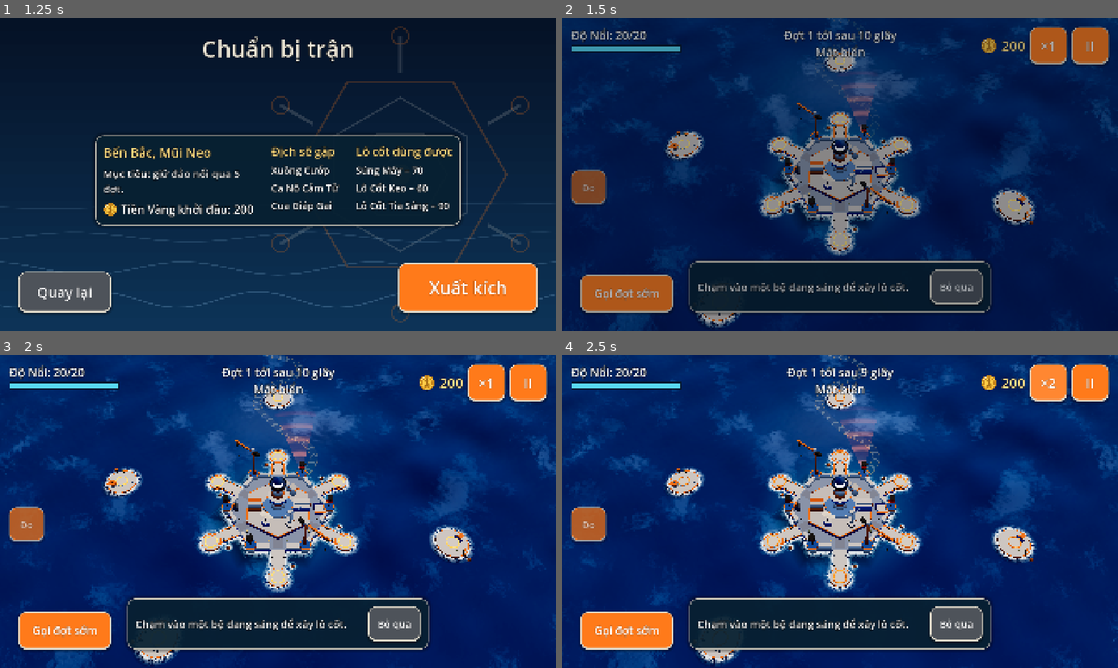
Above: before the commit, frames 1-4 (two rows, left to right).
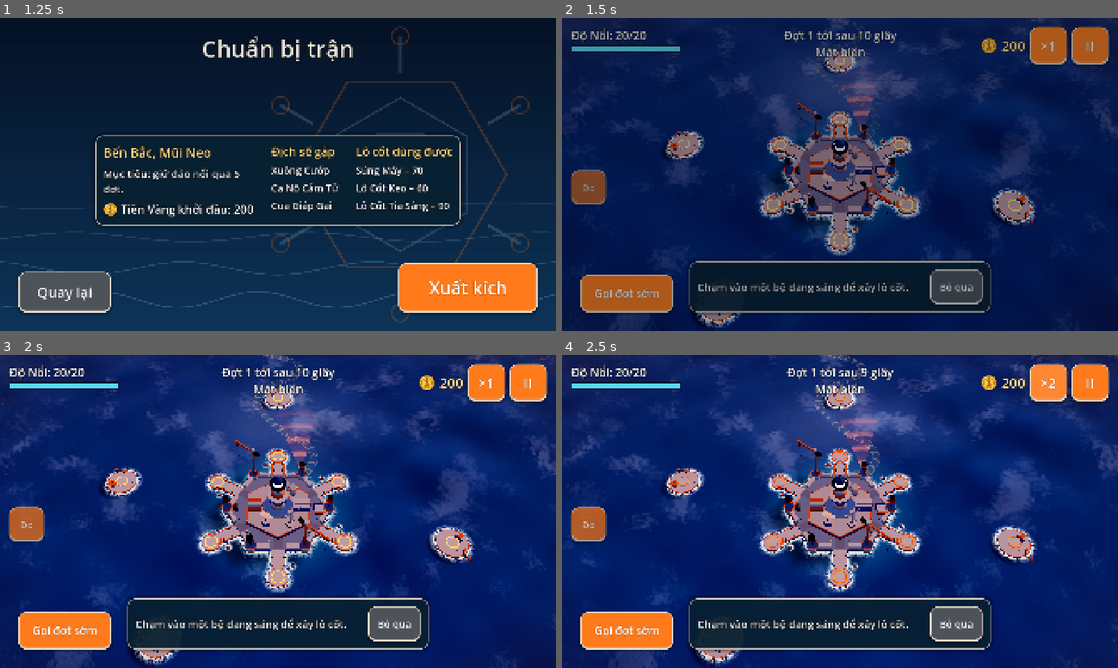
Above: after the commit, the same moments.

Repository: tinydustrystudio-hub/Hai-trinh
Game: Godot game, scene res://main/boot.tscn
The game is run twice, just before and just after one commit, with the same random seed, the same clock (stepped at 60 frames per second) and the same inputs. Sound files missing from this copy of the repository are replaced by a short silence.
Inputs:
- Up to frame 1 (1.25 s): click "Ra khơi" at 0.5 s
- Up to frame 2 (1.5 s): click "Xuất kích" at 1.25 s
- Up to frame 3 (2 s): no input
- Up to frame 4 (2.5 s): click "×1" at 2 s

Frame 1 is identical in both runs. In frame 2, 5.3% of the frame differs, in the area x 1-100%, y 0-97%; in frame 3, 13%, in the area x 0-100%, y 0-100%; in frame 4, 13%.

Commit message:
P6: ánh sáng theo màn (bình minh, ban ngày, hoàng hôn), thời tiết cố định theo bản đồ, tối viền màn hình
Co-Authored-By: Claude Sonnet 5.5 <noreply@anthropic.com>
Claude-Session: https://claude.ai/code/session_017DSNC8MWevobFBo6fQDEF6

Diff:
--- a/assets/translations/strings.csv
+++ b/assets/translations/strings.csv
@@ -138,3 +138,7 @@
 BASE_MSG_LIMIT,Đã đặt tối đa %d đảo.,Maximum of %d islands placed.
 BASE_MSG_STORED,Đã cất đảo.,Island stored.
 BASE_MSG_BOUGHT,"Đã mua đảo, chạm ô trống để đặt.","Island bought, tap an empty spot to place it."
+DEBUG_LIGHT,Ánh sáng: %s,Lighting: %s
+LIGHT_DAY,Ban ngày,Day
+LIGHT_DAWN,Bình minh,Dawn
+LIGHT_DUSK,Hoàng hôn,Dusk
--- a/battle/battle.gd
+++ b/battle/battle.gd
@@ -84,6 +84,9 @@
 signal menu_requested
 
 var weather: Weather
+## Ánh sáng cố định của màn theo cốt truyện (bình minh, ban ngày, hoàng hôn) và viền tối màn hình.
+var lighting: LightingData
+var vignette: Vignette
 var tutorial: TutorialHints
 var fade: ScreenFade
 @onready var world_environment: WorldEnvironment = $WorldEnvironment
@@ -430,6 +433,7 @@
 		islands_in_use = []
 		layout = _base_layout.duplicate() as MapLayout
 		layout.building_levels = Profile.building_levels.duplicate()
+	_apply_lighting(StringName(Settings.launch_value("light")) if not Settings.launch_value("light").is_empty() else layout.lighting_id)
 	island.build(layout)
 	for lane: Lane in lanes:
 		lane.queue_free()
@@ -472,13 +476,36 @@
 	add_child(weather)
 	weather.attach(ocean, sun, rain_fx, lightning_fx)
 	weather.island = island
-	var wanted: StringName = StringName(Settings.launch_value("weather"))
-	weather.set_weather(Weather.by_id(wanted), true)
+	# Thời tiết cố định suốt màn theo bản đồ (cốt truyện); ?weather= chỉ để thử.
+	var wanted: String = Settings.launch_value("weather")
+	weather.set_weather(Weather.by_id(StringName(wanted) if not wanted.is_empty() else layout.weather_id), true)
 
 
 ## Đổi thời tiết (bảng debug, thử): bình thường, mưa, bão.
 func set_weather(id: StringName) -> void:
 	weather.set_weather(Weather.by_id(id))
+
+
+## Áp ánh sáng của màn: nắng, môi trường, bảng màu biển và viền tối. Hướng nắng của bản đồ theo ánh sáng đó (bóng giả đổi theo).
+func _apply_lighting(id: StringName) -> void:
+	lighting = Lighting.by_id(id)
+	layout.sun_direction = lighting.sun_direction
+	if vignette == null:
+		vignette = Vignette.new()
+		vignette.name = "Vignette"
+		add_child(vignette)
+	Lighting.apply(lighting, world_environment.environment, sun, ocean, vignette)
+	vignette.set_enabled(Settings.water_quality == Ocean.Quality.HIGH)
+
+
+## Đổi ánh sáng (bảng debug, thử): dựng lại bóng, hướng nắng và màu.
+func set_lighting(id: StringName) -> void:
+	_apply_lighting(id)
+	_place_sun()
+	enemy_pool.configure_effects(layout.sun_direction)
+	island.build(layout)
+	if weather != null:
+		weather.rebase_sun(lighting.sun_energy)
 
 
 ## Nắng chiếu công trình từ hướng sun_direction của bản đồ. Nước dùng cùng màu nắng nhưng vệt sáng
@@ -493,6 +520,8 @@
 ## Mức chất lượng thấp tắt glow (tốn thêm lượt vẽ toàn màn hình); nước tự đổi theo Settings.
 func _apply_quality(quality: Ocean.Quality) -> void:
 	world_environment.environment.glow_enabled = quality == Ocean.Quality.HIGH
+	if vignette != null:
+		vignette.set_enabled(quality == Ocean.Quality.HIGH)
 
 
 func select_pad(pad: TowerPad) -> void:
--- /dev/null
+++ b/battle/lighting.gd
@@ -0,0 +1,35 @@
+class_name Lighting
+extends RefCounted
+## Áp ánh sáng của màn (LightingData) vào nắng, môi trường, biển và viền tối (P6).
+
+const PATHS: Dictionary[StringName, String] = {
+	&"day": "res://data/lighting/day.tres",
+	&"dawn": "res://data/lighting/dawn.tres",
+	&"dusk": "res://data/lighting/dusk.tres",
+}
+const ORDER: Array[StringName] = [&"day", &"dawn", &"dusk"]
+
+
+## Ánh sáng theo id; id lạ thì ban ngày. Nạp lúc chạy (cùng lý do với Weather.by_id).
+static func by_id(id: StringName) -> LightingData:
+	return load(PATHS.get(id, PATHS[&"day"]))
+
+
+static func apply(data: LightingData, environment: Environment, sun: DirectionalLight3D, ocean: Ocean, vignette: Vignette) -> void:
+	if sun != null:
+		sun.light_color = data.sun_color
+		sun.light_energy = data.sun_energy
+	if environment != null:
+		environment.ambient_light_color = data.ambient_color
+		environment.ambient_light_energy = data.ambient_energy
+		environment.background_color = data.background_color
+		environment.adjustment_enabled = true
+		environment.adjustment_contrast = data.contrast
+		environment.adjustment_saturation = data.saturation
+		environment.adjustment_brightness = data.brightness
+		environment.glow_intensity = data.glow_intensity
+		environment.glow_hdr_threshold = data.glow_threshold
+	if ocean != null:
+		ocean.set_palette(data)
+	if vignette != null:
+		vignette.set_look(data.vignette, data.vignette_color)
--- a/battle/ocean/ocean.gd
+++ b/battle/ocean/ocean.gd
@@ -139,6 +139,19 @@
 	_material.set_shader_parameter(&"chop", chop)
 	_material.set_shader_parameter(&"rain_amount", rain_amount)
 	_material.set_shader_parameter(&"sea_time", sea_time)
+
+
+## Bảng màu biển và trời của màn (P6).
+func set_palette(data: LightingData) -> void:
+	if _material == null:
+		return
+	_material.set_shader_parameter(&"deep_color", data.sea_deep)
+	_material.set_shader_parameter(&"crest_color", data.sea_crest)
+	_material.set_shader_parameter(&"shallow_color", data.sea_shallow)
+	_material.set_shader_parameter(&"sky_horizon", data.sky_horizon)
+	_material.set_shader_parameter(&"sky_zenith", data.sky_zenith)
+	_material.set_shader_parameter(&"cloud_color", data.cloud_color)
+	_material.set_shader_parameter(&"sun_color", data.sun_color)
 
 
 ## Màu nắng, vùng nước sáng quanh đảo chính và vệt sáng phía sau đảo theo hướng nhìn của camera
--- a/battle/weather.gd
+++ b/battle/weather.gd
@@ -60,6 +60,12 @@
 	rain_field = rain_fx
 	lightning_overlay = lightning_fx
 	_sun_energy = sun.light_energy if sun != null else 1.0
+	apply(0.0)
+
+
+## Đổi độ sáng nắng gốc (khi ánh sáng của màn đổi) rồi áp lại thời tiết hiện tại.
+func rebase_sun(energy: float) -> void:
+	_sun_energy = energy
 	apply(0.0)
 
 
--- /dev/null
+++ b/core/data/lighting_data.gd
@@ -0,0 +1,32 @@
+class_name LightingData
+extends Resource
+## Ánh sáng của một màn theo cốt truyện: bình minh, ban ngày, hoàng hôn (P6). Gồm nắng, ánh sáng nền, chỉnh màu,
+## glow, tối viền màn hình và bảng màu biển, trời. Chỉ đổi hình ảnh. Cố định suốt một màn (không đổi giữa chừng).
+
+@export var id: StringName = &""
+@export var name_key: StringName = &""
+@export_group("Nắng")
+@export var sun_color: Color = Color(1.0, 0.88, 0.7)
+@export var sun_energy: float = 1.35
+## Hướng từ mặt nước tới mặt trời; càng thấp (y nhỏ) thì bóng giả càng dài.
+@export var sun_direction: Vector3 = Vector3(0.45, 0.6, -0.65)
+@export_group("Màn hình")
+@export var ambient_color: Color = Color(0.55, 0.68, 0.92)
+@export var ambient_energy: float = 0.75
+@export var background_color: Color = Color(0.02, 0.07, 0.2)
+@export var contrast: float = 1.06
+@export var saturation: float = 1.08
+@export var brightness: float = 1.0
+@export var glow_intensity: float = 0.5
+## Ngưỡng sáng bắt đầu lóe (glow_hdr_threshold).
+@export var glow_threshold: float = 1.1
+## Độ tối viền màn hình, 0–1, và màu của viền.
+@export_range(0.0, 1.0) var vignette: float = 0.16
+@export var vignette_color: Color = Color(0.0, 0.03, 0.08)
+@export_group("Biển và trời")
+@export var sea_deep: Color = Color(0.02, 0.07, 0.2)
+@export var sea_crest: Color = Color(0.05, 0.2, 0.38)
+@export var sea_shallow: Color = Color(0.06, 0.32, 0.45)
+@export var sky_horizon: Color = Color(0.72, 0.84, 0.95)
+@export var sky_zenith: Color = Color(0.3, 0.52, 0.85)
+@export var cloud_color: Color = Color(0.86, 0.91, 0.97)
--- a/core/data/map_layout.gd
+++ b/core/data/map_layout.gd
@@ -37,6 +37,12 @@
 @export var satellite_free_count: int = 0
 ## Số đảo vệ tinh tối đa người chơi được đặt ở màn này, gồm cả đảo cấp sẵn và đảo mua thêm (GDD mục 5.4).
 @export var satellite_max_count: int = 8
+
+@export_group("Thời tiết và ánh sáng")
+## Thời tiết của cả màn theo cốt truyện: clear, rain hoặc storm; không đổi giữa chừng.
+@export var weather_id: StringName = &"clear"
+## Ánh sáng của cả màn: day, dawn hoặc dusk.
+@export var lighting_id: StringName = &"day"
 
 @export_group("Công trình và tiện ích")
 ## Cấp từng công trình trên đảo chính (1, 3 hoặc 5; thiếu = cấp 1): wave_shield, repair_works, tidal_power, shipyard.
--- /dev/null
+++ b/data/lighting/dawn.tres
@@ -0,0 +1,27 @@
+[gd_resource type="Resource" script_class="LightingData" load_steps=2 format=3]
+
+[ext_resource type="Script" path="res://core/data/lighting_data.gd" id="1_lighting"]
+
+[resource]
+script = ExtResource("1_lighting")
+id = &"dawn"
+name_key = &"LIGHT_DAWN"
+sun_color = Color(1.0, 0.72, 0.52, 1)
+sun_energy = 1.25
+sun_direction = Vector3(0.78, 0.34, -0.52)
+ambient_color = Color(0.66, 0.64, 0.88, 1)
+ambient_energy = 0.72
+background_color = Color(0.05, 0.08, 0.22, 1)
+contrast = 1.08
+saturation = 1.12
+brightness = 1.0
+glow_intensity = 0.62
+glow_threshold = 1.0
+vignette = 0.24
+vignette_color = Color(0.12, 0.04, 0.1, 1)
+sea_deep = Color(0.03, 0.08, 0.23, 1)
+sea_crest = Color(0.12, 0.22, 0.42, 1)
+sea_shallow = Color(0.14, 0.34, 0.47, 1)
+sky_horizon = Color(0.98, 0.74, 0.62, 1)
+sky_zenith = Color(0.42, 0.5, 0.82, 1)
+cloud_color = Color(1.0, 0.82, 0.72, 1)
--- /dev/null
+++ b/data/lighting/day.tres
@@ -0,0 +1,27 @@
+[gd_resource type="Resource" script_class="LightingData" load_steps=2 format=3]
+
+[ext_resource type="Script" path="res://core/data/lighting_data.gd" id="1_lighting"]
+
+[resource]
+script = ExtResource("1_lighting")
+id = &"day"
+name_key = &"LIGHT_DAY"
+sun_color = Color(1, 0.88, 0.7, 1)
+sun_energy = 1.35
+sun_direction = Vector3(0.45, 0.6, -0.65)
+ambient_color = Color(0.55, 0.68, 0.92, 1)
+ambient_energy = 0.75
+background_color = Color(0.02, 0.07, 0.2, 1)
+contrast = 1.06
+saturation = 1.08
+brightness = 1.0
+glow_intensity = 0.5
+glow_threshold = 1.1
+vignette = 0.16
+vignette_color = Color(0.0, 0.03, 0.08, 1)
+sea_deep = Color(0.02, 0.07, 0.2, 1)
+sea_crest = Color(0.05, 0.2, 0.38, 1)
+sea_shallow = Color(0.06, 0.32, 0.45, 1)
+sky_horizon = Color(0.72, 0.84, 0.95, 1)
+sky_zenith = Color(0.3, 0.52, 0.85, 1)
+cloud_color = Color(0.86, 0.91, 0.97, 1)
--- /dev/null
+++ b/data/lighting/dusk.tres
@@ -0,0 +1,27 @@
+[gd_resource type="Resource" script_class="LightingData" load_steps=2 format=3]
+
+[ext_resource type="Script" path="res://core/data/lighting_data.gd" id="1_lighting"]
+
+[resource]
+script = ExtResource("1_lighting")
+id = &"dusk"
+name_key = &"LIGHT_DUSK"
+sun_color = Color(1.0, 0.5, 0.28, 1)
+sun_energy = 1.3
+sun_direction = Vector3(-0.82, 0.27, -0.42)
+ambient_color = Color(0.5, 0.45, 0.75, 1)
+ambient_energy = 0.82
+background_color = Color(0.03, 0.04, 0.14, 1)
+contrast = 1.1
+saturation = 1.06
+brightness = 1.03
+glow_intensity = 0.7
+glow_threshold = 0.95
+vignette = 0.34
+vignette_color = Color(0.1, 0.02, 0.12, 1)
+sea_deep = Color(0.02, 0.04, 0.15, 1)
+sea_crest = Color(0.12, 0.14, 0.33, 1)
+sea_shallow = Color(0.2, 0.2, 0.42, 1)
+sky_horizon = Color(0.95, 0.5, 0.35, 1)
+sky_zenith = Color(0.24, 0.24, 0.5, 1)
+cloud_color = Color(0.9, 0.55, 0.5, 1)
--- a/data/maps/north_dock_layout.tres
+++ b/data/maps/north_dock_layout.tres
@@ -16,6 +16,8 @@
 satellite_free_count = 4
 satellite_max_count = 8
 sun_direction = Vector3(0.45, 0.6, -0.65)
+weather_id = &"clear"
+lighting_id = &"dawn"
 pad_positions = PackedVector3Array(16.89, 0, 9.75, 0, 0, 19.5, -16.89, 0, 9.75, -16.89, 0, -9.75, -0, 0, -19.5, 16.89, 0, -9.75, 0, 0, -46, 44, 0, 10, -44, 0, -10, -26, 0, 34)
 lane_name_keys = Array[StringName]([&"LANE_NORTH", &"LANE_EAST", &"LANE_WEST", &"LANE_SOUTH"])
 lane_points = Array[PackedVector3Array]([PackedVector3Array(-4, 0, -104, 8, 0, -90, -8, 0, -76, 8, 0, -62, -6, 0, -48,  …(389 unchanged characters)…
--- /dev/null
+++ b/fx/vignette.gd
@@ -0,0 +1,36 @@
+class_name Vignette
+extends CanvasLayer
+## Tối viền màn hình (P6): một ColorRect phủ toàn màn, nằm dưới giao diện (layer 0). Tắt ở chất lượng thấp.
+
+const SHADER: Shader = preload("res://fx/vignette.gdshader")
+
+var _rect: ColorRect
+var _material: ShaderMaterial
+var strength: float = 0.0
+
+
+func _ready() -> void:
+	layer = 0
+	_material = ShaderMaterial.new()
+	_material.shader = SHADER
+	_rect = ColorRect.new()
+	_rect.name = "Rect"
+	_rect.mouse_filter = Control.MOUSE_FILTER_IGNORE
+	_rect.set_anchors_preset(Control.PRESET_FULL_RECT)
+	_rect.material = _material
+	add_child(_rect)
+	set_look(strength, Color(0, 0.03, 0.08))
+
+
+func set_look(amount: float, tint: Color) -> void:
+	strength = clampf(amount, 0.0, 1.0)
+	if _material != null:
+		_material.set_shader_parameter(&"strength", strength)
+		_material.set_shader_parameter(&"tint", tint)
+	if _rect != null:
+		_rect.visible = strength > 0.001
+
+
+## Bật hoặc tắt (chất lượng thấp tắt để tiết kiệm lượt vẽ toàn màn hình).
+func set_enabled(on: bool) -> void:
+	visible = on
--- /dev/null
+++ b/fx/vignette.gdshader
@@ -0,0 +1,11 @@
+shader_type canvas_item;
+// Tối viền màn hình: rẻ (một lượt vẽ, không đọc lại khung hình), chỉ pha màu vào mép.
+uniform vec4 tint : source_color = vec4(0.0, 0.03, 0.08, 1.0);
+uniform float strength : hint_range(0.0, 1.0) = 0.2;
+
+void fragment() {
+	vec2 p = UV * 2.0 - 1.0;
+	float d = dot(p, p) * 0.5;
+	float edge = smoothstep(0.35, 1.0, d);
+	COLOR = vec4(tint.rgb, edge * strength);
+}
--- /dev/null
+++ b/tests/test_lighting.gd
@@ -0,0 +1,84 @@
+extends GutTest
+## Ánh sáng theo màn (P6): ba kiểu ánh sáng nạp được, áp đúng vào nắng, môi trường, biển và viền tối;
+## thời tiết và ánh sáng lấy từ bản đồ, cố định suốt màn.
+
+const LAYOUT: MapLayout = preload("res://data/maps/north_dock_layout.tres")
+
+
+func test_all_lightings_load() -> void:
+	for id: StringName in Lighting.ORDER:
+		var data: LightingData = Lighting.by_id(id)
+		assert_not_null(data, String(id))
+		assert_eq(data.id, id)
+		assert_gt(data.sun_energy, 0.5)
+		assert_gt(data.sun_direction.y, 0.0, "nắng phải ở phía trên mặt nước")
+	assert_eq(Lighting.by_id(&"không có").id, &"day", "id lạ về ban ngày")
+
+
+func test_lightings_look_different() -> void:
+	var day: LightingData = Lighting.by_id(&"day")
+	var dawn: LightingData = Lighting.by_id(&"dawn")
+	var dusk: LightingData = Lighting.by_id(&"dusk")
+	assert_ne(day.sun_color, dawn.sun_color)
+	assert_ne(dawn.sky_horizon, dusk.sky_horizon)
+	assert_lt(dawn.sun_direction.y, day.sun_direction.y, "bình minh nắng thấp hơn, bóng dài hơn")
+	assert_lt(dusk.sun_direction.y, day.sun_direction.y)
+	assert_gt(dusk.vignette, day.vignette)
+
+
+func test_apply_sets_sun_environment_and_vignette() -> void:
+	var data: LightingData = Lighting.by_id(&"dusk")
+	var environment: Environment = Environment.new()
+	var sun: DirectionalLight3D = autofree(DirectionalLight3D.new())
+	var vignette: Vignette = Vignette.new()
+	add_child_autofree(vignette)
+	await wait_process_frames(1)
+	Lighting.apply(data, environment, sun, null, vignette)
+	assert_eq(sun.light_color, data.sun_color)
+	assert_almost_eq(sun.light_energy, data.sun_energy, 0.001)
+	assert_eq(environment.ambient_light_color, data.ambient_color)
+	assert_almost_eq(environment.adjustment_contrast, data.contrast, 0.001)
+	assert_almost_eq(environment.glow_hdr_threshold, data.glow_threshold, 0.001)
+	assert_almost_eq(vignette.strength, data.vignette, 0.001)
+
+
+func test_map_declares_fixed_weather_and_lighting() -> void:
+	assert_eq(LAYOUT.weather_id, &"clear")
+	assert_eq(LAYOUT.lighting_id, &"dawn")
+	assert_eq(Weather.by_id(LAYOUT.weather_id).id, &"clear")
+
+
+func test_battle_uses_map_lighting_and_weather() -> void:
+	var battle: BattleController = load("res://battle/battle.tscn").instantiate()
+	add_child_autofree(battle)
+	await get_tree().process_frame
+	assert_eq(battle.lighting.id, &"dawn")
+	assert_eq(battle.weather.data.id, &"clear")
+	assert_eq(battle.layout.sun_direction, battle.lighting.sun_direction)
+	assert_eq(battle.sun.light_color, battle.lighting.sun_color)
+	# Thời tiết không tự đổi giữa màn dù thời gian trôi.
+	for i: int in 200:
+		battle.weather.advance(0.5, 0.5 * float(i))
+	assert_eq(battle.weather.data.id, &"clear")
+
+
+func test_set_lighting_rebuilds_shadows_and_sun() -> void:
+	var battle: BattleController = load("res://battle/battle.tscn").instantiate()
+	add_child_autofree(battle)
+	await get_tree().process_frame
+	battle.set_lighting(&"dusk")
+	assert_eq(battle.lighting.id, &"dusk")
+	assert_eq(battle.sun.light_color, Lighting.by_id(&"dusk").sun_color)
+	assert_eq(battle.layout.sun_direction, Lighting.by_id(&"dusk").sun_direction)
+
+
+func test_vignette_off_at_low_quality() -> void:
+	var battle: BattleController = load("res://battle/battle.tscn").instantiate()
+	add_child_autofree(battle)
+	await get_tree().process_frame
+	var before: Ocean.Quality = Settings.water_quality
+	Settings.water_quality = Ocean.Quality.LOW
+	assert_false(battle.vignette.visible)
+	Settings.water_quality = Ocean.Quality.HIGH
+	assert_true(battle.vignette.visible)
+	Settings.water_quality = before
--- a/ui/debug_overlay.gd
+++ b/ui/debug_overlay.gd
@@ -22,6 +22,7 @@
 var _stats: Label
 var _water: Button
 var _weather: Button
+var _light: Button
 var _refresh_left: float = 0.0
 var _log_left: float = LOG_SECONDS
 var _last_usec: int = 0
@@ -65,6 +66,10 @@
 	_weather.name = "Weather"
 	_weather.pressed.connect(_on_weather_pressed)
 	column.add_child(_weather)
+	_light = UiStyle.primary_button(&"", Vector2(420, 120))
+	_light.name = "Light"
+	_light.pressed.connect(_on_light_pressed)
+	column.add_child(_light)
 	expanded = expanded
 	_refresh()
 
@@ -118,6 +123,8 @@
 	var battle: BattleController = owner as BattleController
 	if battle != null and battle.is_node_ready() and battle.weather != null:
 		_weather.text = tr(&"DEBUG_WEATHER") % tr(battle.weather.data.name_key)
+	if battle != null and battle.is_node_ready() and battle.lighting != null:
+		_light.text = tr(&"DEBUG_LIGHT") % tr(battle.lighting.name_key)
 
 
 func _on_burst_pressed() -> void:
@@ -138,6 +145,16 @@
 
 
 ## Bình thường → mưa → bão → bình thường.
+## Ban ngày → bình minh → hoàng hôn → ban ngày.
+func _on_light_pressed() -> void:
+	var battle: BattleController = owner as BattleController
+	if battle == null or battle.lighting == null:
+		return
+	var next: int = (Lighting.ORDER.find(battle.lighting.id) + 1) % Lighting.ORDER.size()
+	battle.set_lighting(Lighting.ORDER[next])
+	_refresh()
+
+
 func _on_weather_pressed() -> void:
 	var battle: BattleController = owner as BattleController
 	if battle == null or battle.weather == null:
Binary file changed: assets/translations/strings.en.translation
Binary file changed: assets/translations/strings.vi.translation
Not shown, added: battle/lighting.gd.uid
Not shown, added: core/data/lighting_data.gd.uid
Not shown, added: fx/vignette.gd.uid
Not shown, added: fx/vignette.gdshader.uid
Not shown, added: tests/test_lighting.gd.uid
Not shown, changed: docs/ke-hoach-hoan-thien-do-hoa.md
